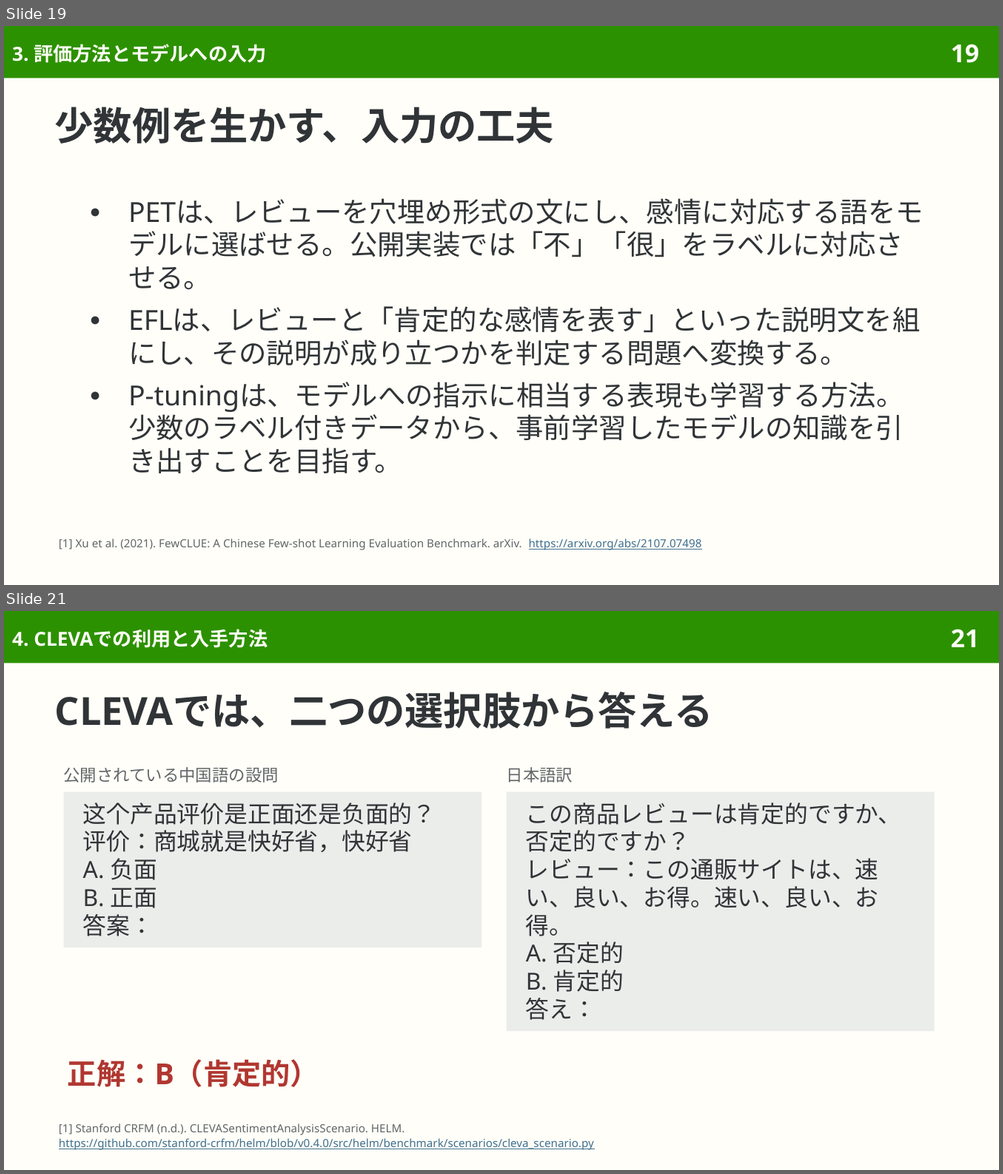
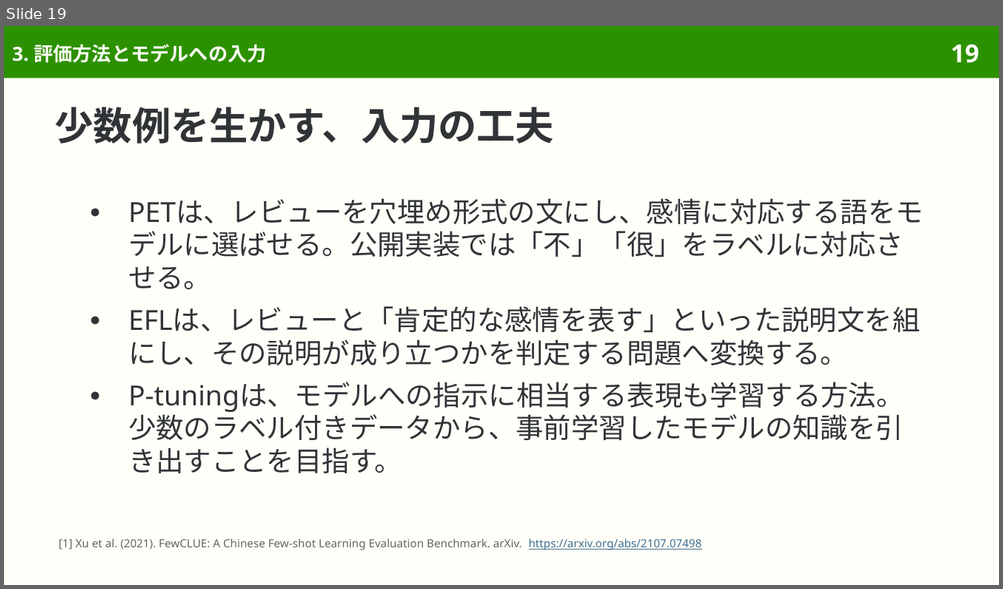
Before and after one commit to sasakiy84/datasets-in-10-minutes, a slide deck: slides/datasets-in-10-minutes-eprstmt.pptx. Shown one above the other, each under a label of ours: slides 19 and 21 before the commit, slide 19 after it; the slides between them are not shown. The pictures are 1003x1174 and 1003x589 pixels, drawn with LibreOffice and Linux fonts; fonts in the diff are those of the drawing. Boxes give left, top, right and bottom in pixels: in the first picture for what was removed or moved away, otherwise in the second. Text is boxed around its words. In the diff, an @@ line names an element or a change of style, - is before the commit and + after.

```diff
--- a/slides/datasets-in-10-minutes-eprstmt.pptx
+++ b/slides/datasets-in-10-minutes-eprstmt.pptx
@@ slide 21 removed at [4, 611, 999, 1170], background #FFFEF8; not listed: 2 template elements that a slide beside it also shows @@
@@ title removed at [12, 629, 267, 648] @@
-4. CLEVAでの利用と入手方法
@@ title removed at [55, 692, 713, 729] @@
-CLEVAでは、二つの選択肢から答える
@@ text removed at [64, 767, 279, 783] @@
-公開されている中国語の設問
@@ text removed at [506, 767, 573, 783] @@
-日本語訳
@@ rectangle removed at [64, 792, 481, 947] @@
-这个产品评价是正面还是负面的？
-评价：商城就是快好省，快好省
-A. 负面
-B. 正面
-答案：
@@ rectangle removed at [506, 792, 934, 1032] @@
-この商品レビューは肯定的ですか、否定的ですか？
-レビュー：この通販サイトは、速い、良い、お得。速い、良い、お得。
-A. 否定的
-B. 肯定的
-答え：
@@ text removed at [68, 1059, 319, 1088] @@
-正解：B（肯定的）
@@ text removed at [59, 1124, 594, 1150] @@
-[1] Stanford CRFM (n.d.). CLEVASentimentAnalysisScenario. HELM.
-https://github.com/stanford-crfm/helm/blob/v0.4.0/src/helm/benchmark/scenarios/cleva_scenario.py
```
Also in this commit, not shown: 6 slides changed, 1 other slide removed, 56 other files.
